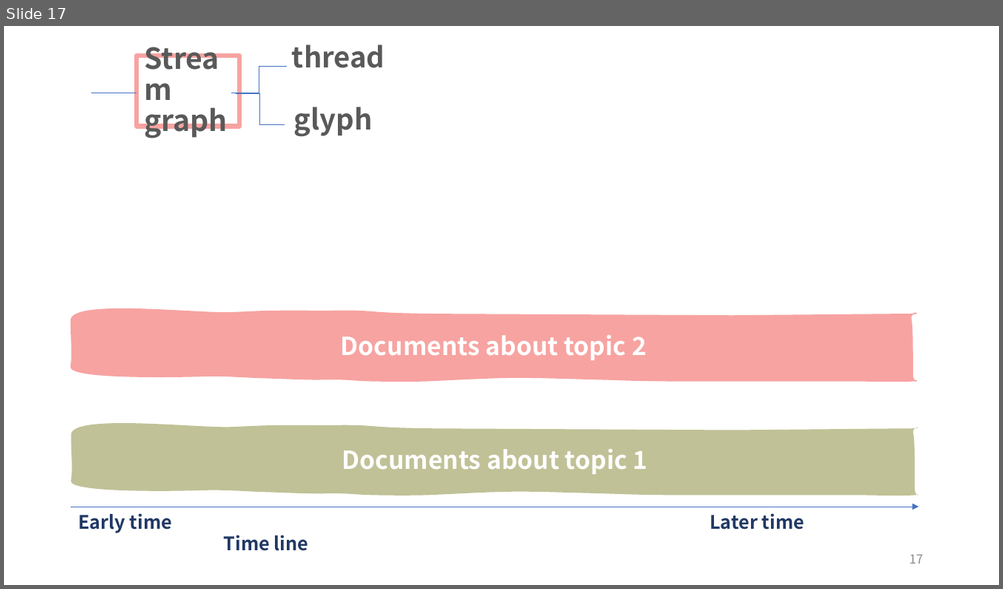
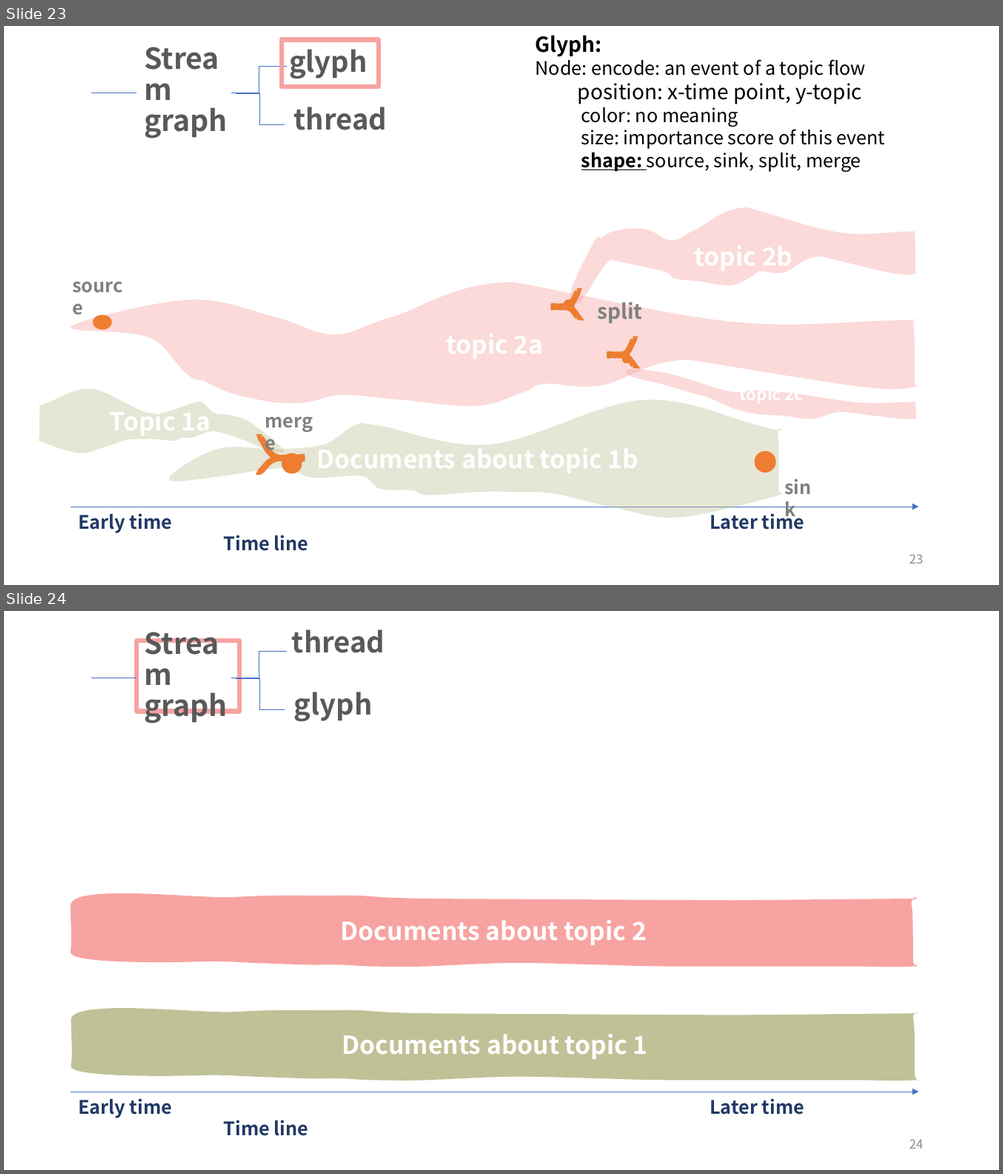
Before and after one commit to wangqianwen0418/decompose-vis, a slide deck: case study.pptx. Shown one above the other, each under a label of ours: slide 17 before the commit, slides 23 and 24 after it. The pictures are 1003x589 and 1003x1174 pixels, drawn with LibreOffice and Linux fonts; fonts in the diff are those of the drawing. Boxes give left, top, right and bottom in pixels: in the first picture for what was removed or moved away, otherwise in the second. Text is boxed around its words. In the diff, an @@ line names an element or a change of style, - is before the commit and + after.

```diff
--- a/case study.pptx
+++ b/case study.pptx
@@ slide 23 added at (4, 26, 999, 585), background #FFFFFF @@
@@ rectangle added at (282, 39, 378, 87), outline #F7A3A1 4.5 pt, 27.3 pt, text #595959, bold @@
+glyph
@@ text added at (535, 35, 885, 172), 18 pt, text #000000 @@
+Glyph:
+Node: encode: an event of a topic flow
+position: x-time point, y-topic
+color: no meaning
+size: importance score of this event
+shape: source, sink, split, merge
@@ elbow line added from (232, 93) to (287, 65), #4472C4 0.5 pt @@
@@ line added from (91, 93) to (136, 93), #4472C4 0.5 pt @@
@@ title added at (144, 107, 227, 138), 28 pt, text #595959, bold @@
+Stream
+graph
@@ elbow line added from (236, 93) to (284, 125), #4472C4 0.5 pt @@
@@ text added at (294, 107, 387, 130), 27.3 pt, text #595959, bold @@
+thread
@@ freeform shape added at (570, 207, 917, 304), fill #F7A3A1 at 40% opacity @@
@@ text added at (65, 271, 136, 301), 18 pt, text #808080, bold @@
+source
@@ freeform shape added at (71, 283, 919, 406), fill #F7A3A1 at 40% opacity @@
@@ freeform shape added at (551, 292, 578, 307), outline #ED7D31 6 pt @@
@@ freeform shape added at (551, 306, 578, 317), outline #ED7D31 6 pt @@
@@ ellipse added at (563, 300, 575, 312), fill #ED7D31 @@
@@ text added at (597, 302, 642, 323), 20 pt, text #808080, bold @@
+split
@@ ellipse added at (93, 315, 112, 329), fill #ED7D31 @@
@@ freeform shape added at (607, 340, 634, 356), outline #ED7D31 6 pt @@
@@ freeform shape added at (607, 355, 634, 366), outline #ED7D31 6 pt @@
@@ ellipse added at (622, 355, 631, 364), fill #ED7D31 @@
@@ freeform shape added at (626, 369, 916, 419), fill #F7A3A1 at 40% opacity @@
@@ freeform shape added at (37, 389, 284, 454), fill #C0C196 at 40% opacity @@
@@ freeform shape added at (169, 400, 786, 517), fill #C0C196 at 40% opacity @@
@@ text added at (258, 406, 328, 436), 18 pt, text #808080, bold @@
+merge
@@ freeform shape added at (261, 438, 304, 459), outline #ED7D31 6 pt @@
@@ freeform shape added at (261, 458, 304, 472), outline #ED7D31 6 pt @@
@@ ellipse added at (282, 454, 301, 474), fill #ED7D31 @@
@@ donut added at (754, 452, 776, 473), fill #ED7D31, outline #ED7D31 1 pt @@
@@ ellipse added at (755, 456, 775, 471), fill #ED7D31 @@
@@ text added at (777, 472, 826, 502), 18 pt, text #808080, bold @@
+sink
@@ arrow added from (71, 507) to (919, 507), #4472C4 0.5 pt @@
@@ text added at (78, 510, 804, 534), 18 pt, text #203864, bold @@
+Early time Later time
@@ text added at (224, 535, 308, 551), 18 pt, text #203864, bold @@
+Time line
@@ page number added at (909, 554, 923, 564), 12 pt, text #8C8C8C @@
+23
@@ what was slide 17 is now slide 24 @@
@@ page number at (909, 1139, 923, 1149): text changed @@
-17
+24
```
Also in this commit, not shown: 14 slides changed, 6 other slides added.
